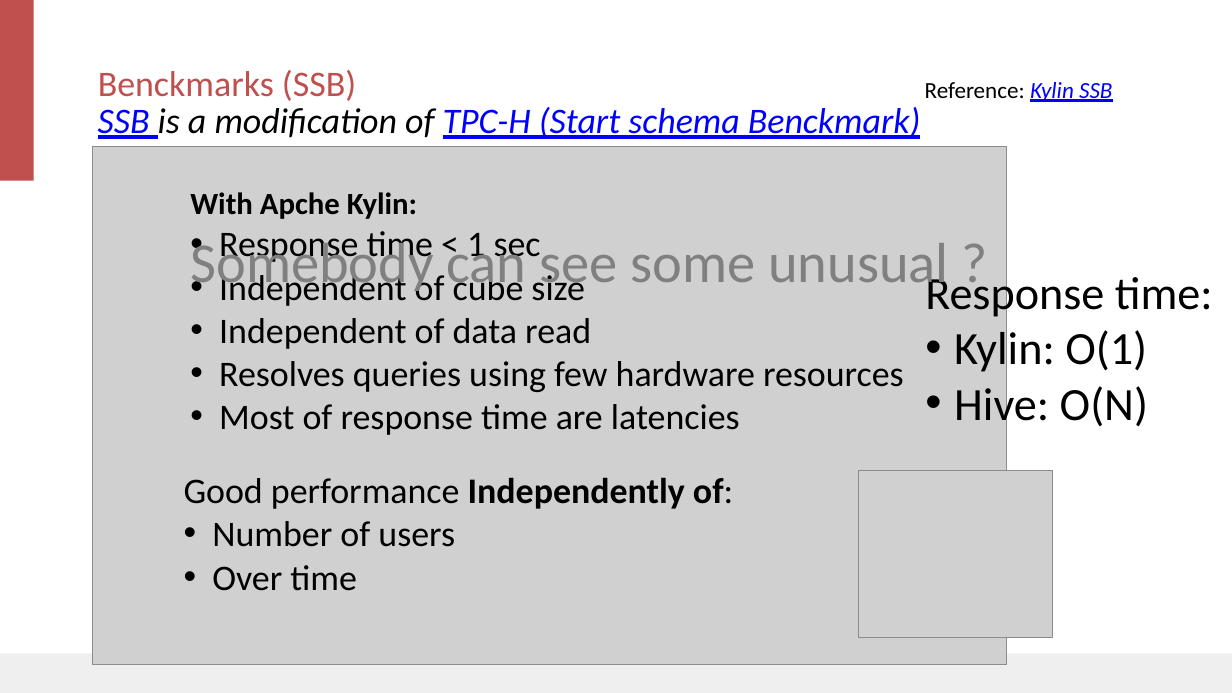
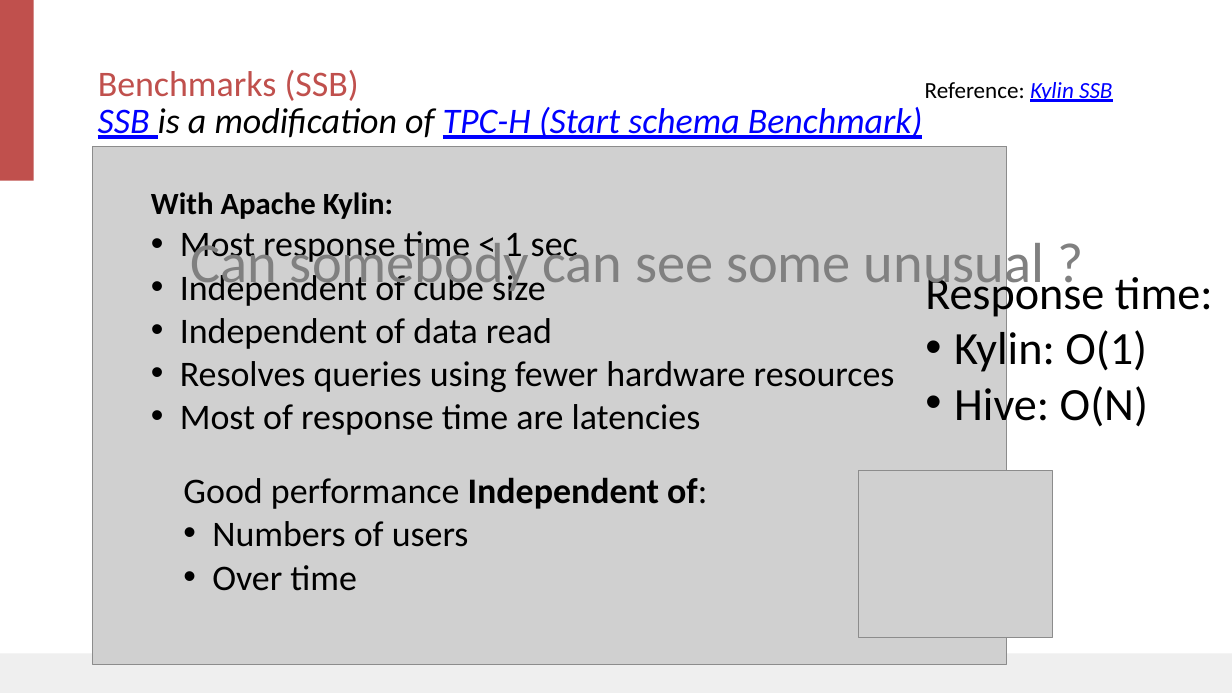
Before and after one commit to albertoRamon/Kylin, a slide deck: slide 9 of KylinMeetupMadrid/Apache Kylin Intro - Alb.pptx (slide 8 before the commit). Drawn at 1232x693 pixels with LibreOffice and Linux fonts; fonts in the diff are those of the drawing; grey boxes stand for pictures; background and template pictures are left out. Boxes give left, top, right and bottom in pixels: in the first picture for what was removed or moved away, otherwise in the second. Text is boxed around its words. In the diff, an @@ line names an element or a change of style, - is before the commit and + after.

```diff
--- a/KylinMeetupMadrid/Apache Kylin Intro - Alb.pptx
+++ b/KylinMeetupMadrid/Apache Kylin Intro - Alb.pptx
@@ text at [98,70,359,101]: text changed @@
-Benckmarks (SSB)
+Benchmarks (SSB)
@@ text at [98,107,923,139]: text changed @@
-SSB is a modification of TPC-H (Start schema Benckmark)
+SSB is a modification of TPC-H (Start schema Benchmark)
@@ text "With Apache Kylin:": place and size @@
-text "With Apache Kylin:" at [190,192,904,435]
+text "With Apache Kylin:" at [151,192,895,435]
@@ text at [151,192,578,266]: text changed @@
-With Apche Kylin:
-• Response time < 1 sec
+With Apache Kylin:
+• Most response time < 1 sec
@@ text at [190,234,1045,295]: text changed @@
-Somebody can see some unusual ?
+Can somebody can see some unusual ?
@@ text at [180,361,895,392]: text changed @@
-• Resolves queries using few hardware resources
+• Resolves queries using fewer hardware resources
@@ text at [183,477,707,547]: text changed @@
-Good performance Independently of:
-• Number of users
+Good performance Independent of:
+• Numbers of users
```
Also in this commit, not shown: 3 other slides changed, 1 slide added.
